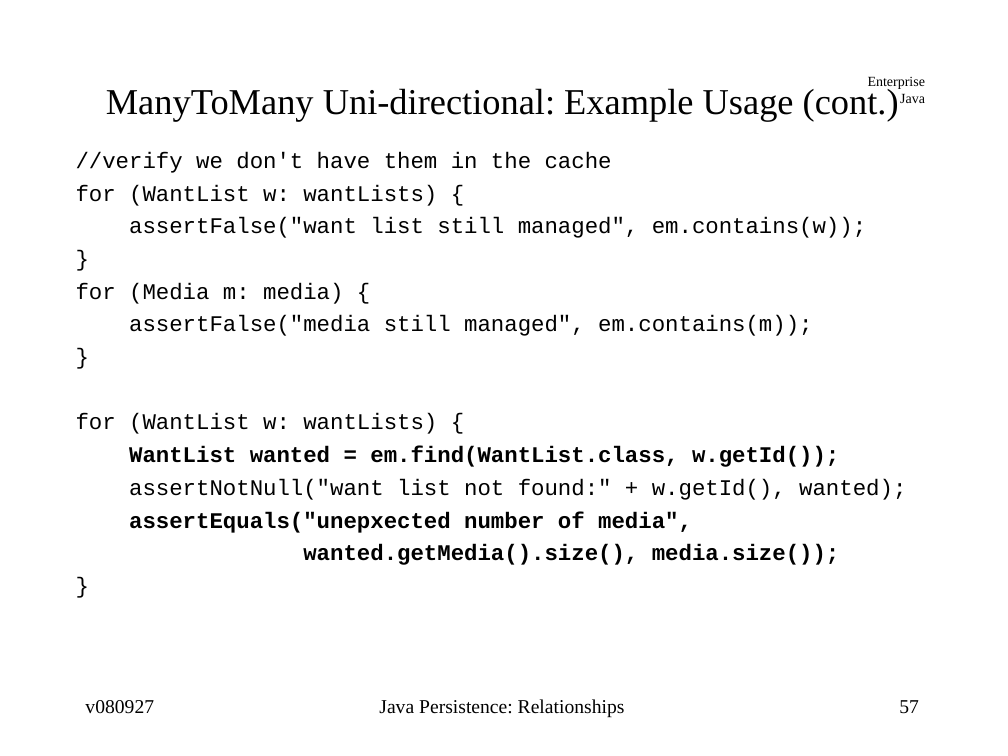
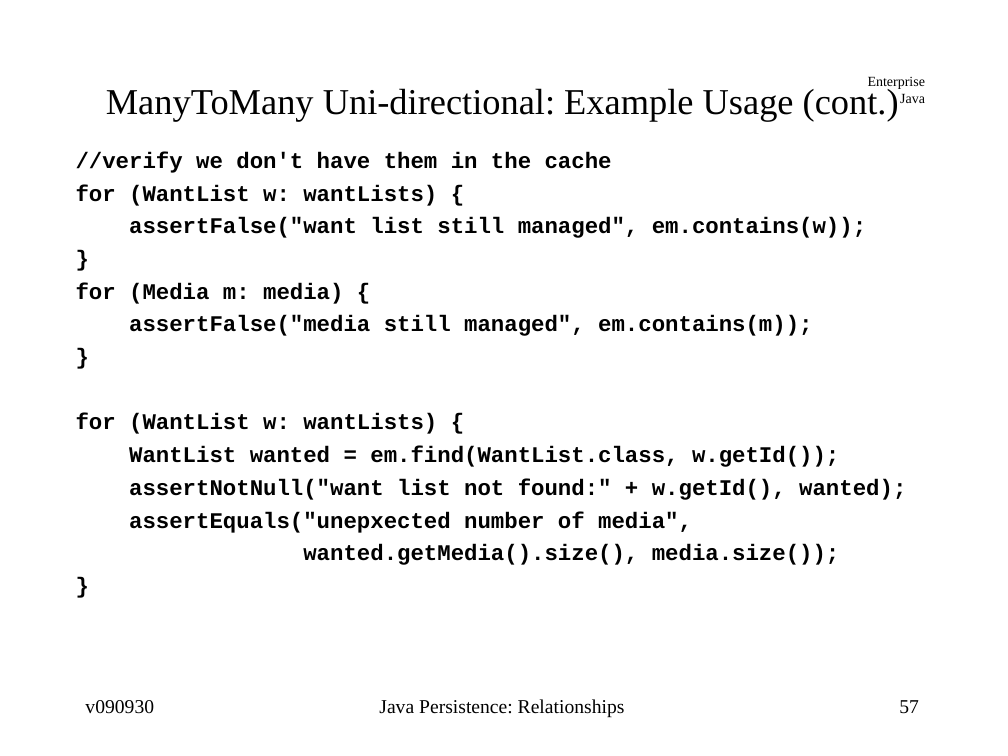
Before and after one commit to jcstaff/ejava-javaee, a slide deck: slide 57 of ormRelations/src/site/resources/lectures/ormRelations.ppt. Drawn at 1008x756 pixels with LibreOffice and Linux fonts; fonts in the diff are those of the drawing. Boxes give left, top, right and bottom in pixels: in the first picture for what was removed or moved away, otherwise in the second. Text is boxed around its words. In the diff, an @@ line names an element or a change of style, - is before the commit and + after.

```diff
--- a/ormRelations/src/site/resources/lectures/ormRelations.ppt
+++ b/ormRelations/src/site/resources/lectures/ormRelations.ppt
@@ text at bbox=[76, 152, 906, 500]: bold on in "//verify we don't have them in the ...", "for (WantList w: wantLists) {", "assertFalse("want list still managed", em.contains(w));", "}" and 6 more places @@
@@ text at bbox=[85, 700, 154, 714]: text changed @@
-v080927
+v090930
```
Also in this commit, not shown: 67 other slides changed.
